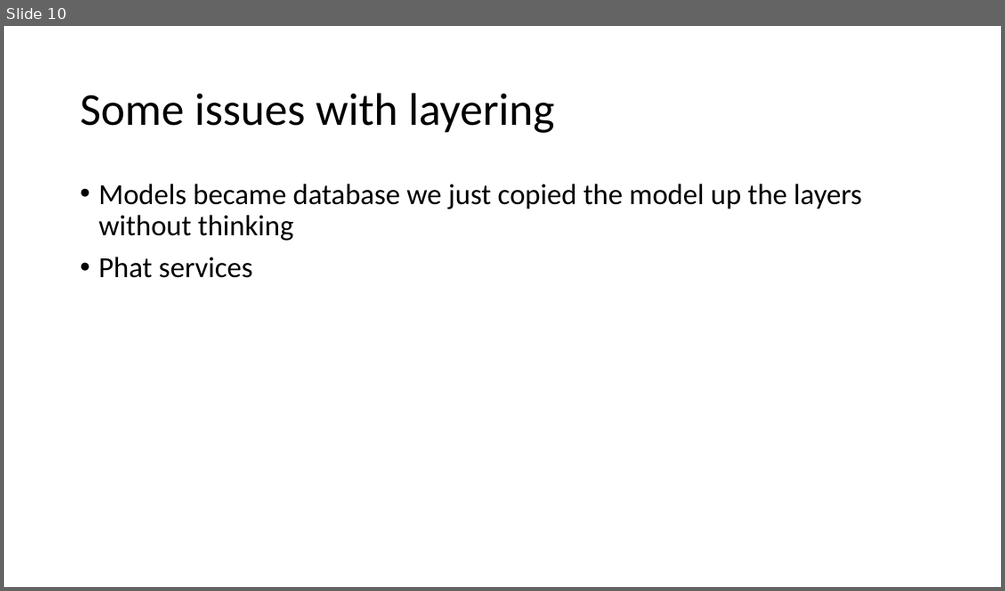
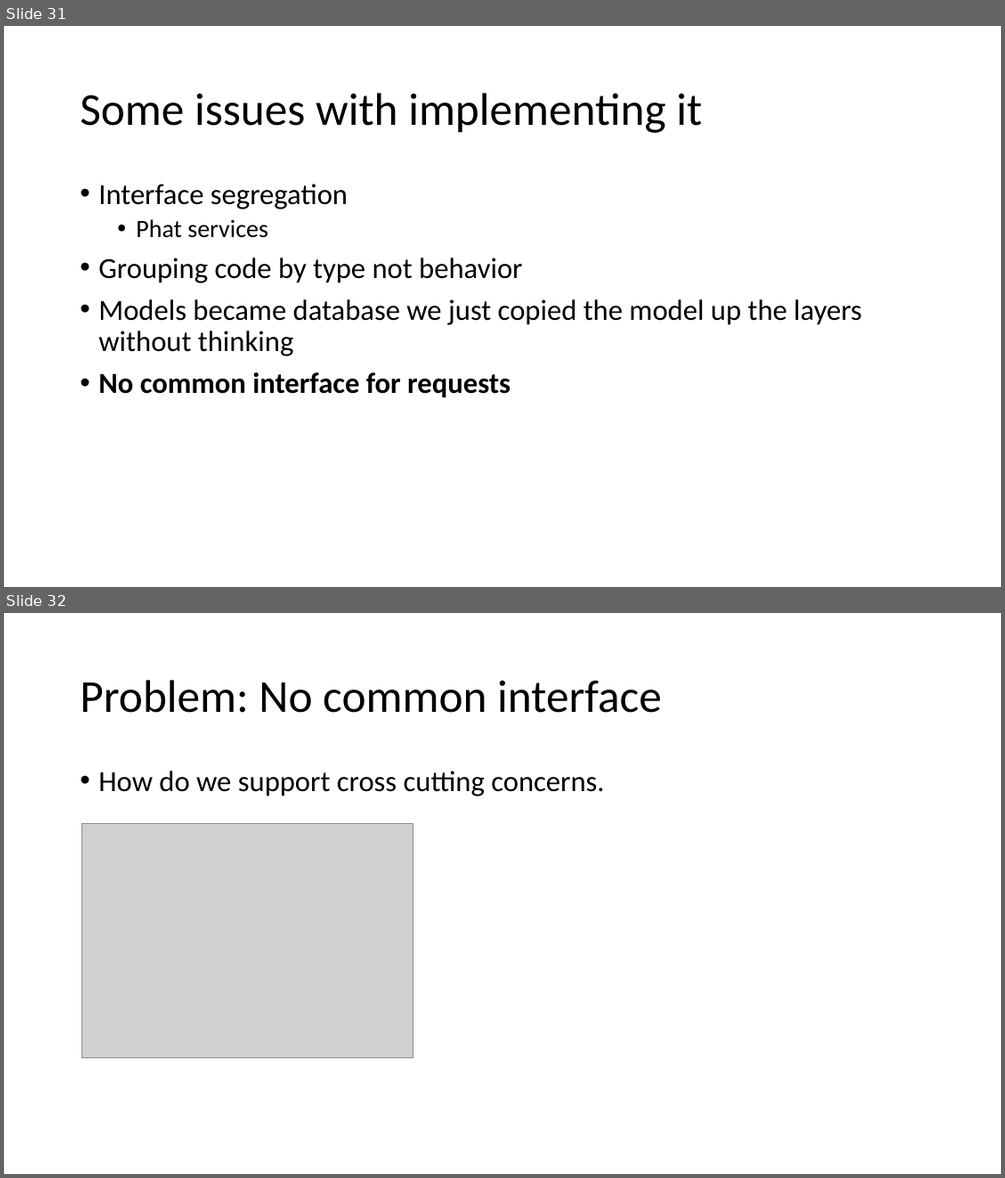
Before and after one commit to feanz/Presentations, a slide deck: Clean Architecture/Clean Architecture.pptx. Shown one above the other, each under a label of ours: slide 10 before the commit, slides 31 and 32 after it. The pictures are 1005x591 and 1005x1178 pixels, drawn with LibreOffice and Linux fonts; fonts in the diff are those of the drawing; grey boxes stand for pictures. Boxes give left, top, right and bottom in pixels: in the first picture for what was removed or moved away, otherwise in the second. Text is boxed around its words. In the diff, an @@ line names an element or a change of style, - is before the commit and + after.

```diff
--- a/Clean Architecture/Clean Architecture.pptx
+++ b/Clean Architecture/Clean Architecture.pptx
@@ slide 32 added at box(4, 613, 1001, 1174), background #FFFFFF @@
@@ title added at box(80, 680, 662, 713), 44 pt, text #000000 @@
+Problem: No common interface
@@ text added at box(98, 771, 604, 796), 28 pt, text #000000 @@
+• How do we support cross cutting concerns.
@@ picture added at box(81, 823, 413, 1057) @@
@@ what was slide 10 is now slide 31 @@
@@ slide 31 changed as well @@
@@ title at box(80, 93, 702, 133): text changed @@
-Some issues with layering
+Some issues with implementing it
@@ text at box(98, 184, 522, 283): paragraphs added @@
+• Interface segregation
+  • Phat services
+• Grouping code by type not behavior
@@ text at box(98, 372, 510, 397): text changed; bold on @@
-• Phat services
+• No common interface for requests
```
Also in this commit, not shown: 4 other slides changed, 29 other slides added, 4 slides removed.
